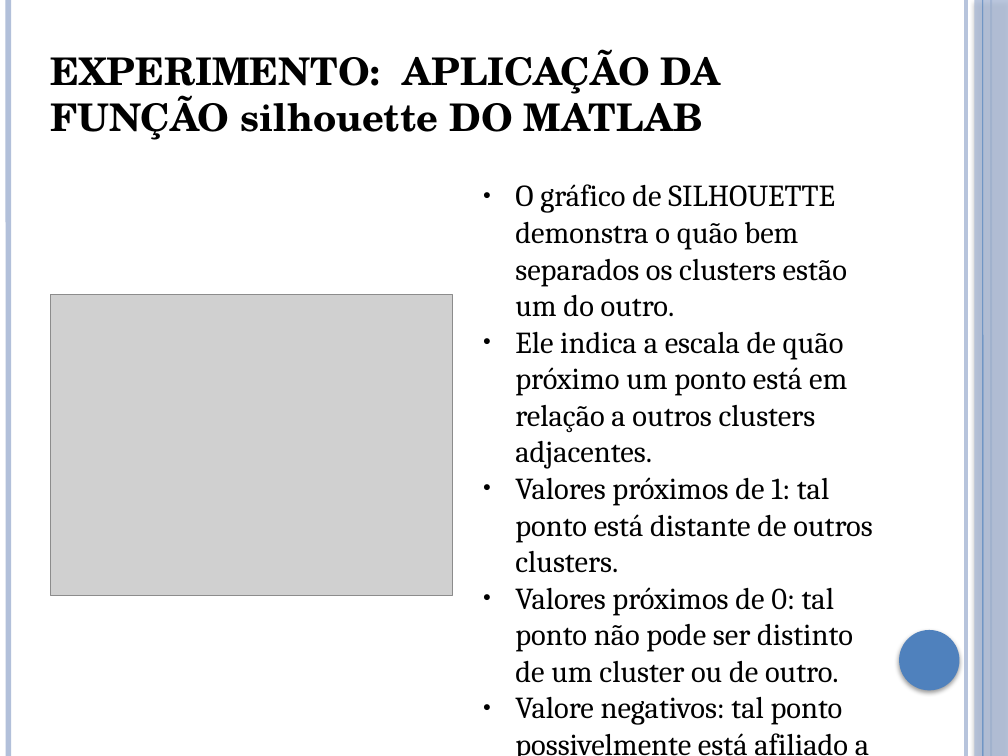
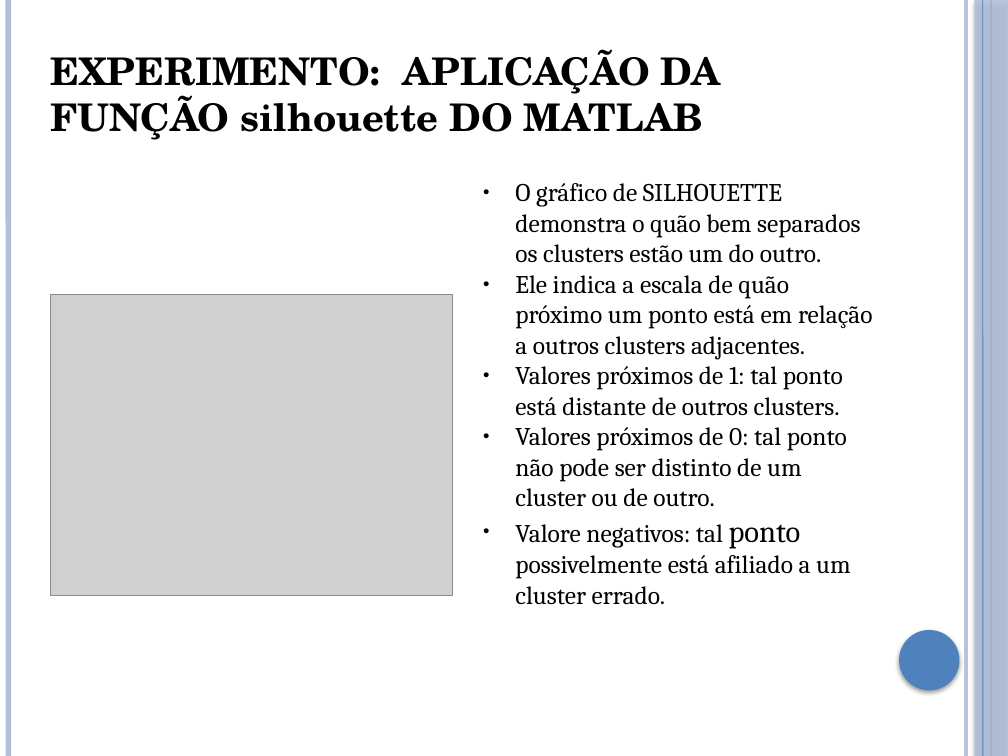
Before and after one commit to brunoliveira8/pdi, a slide deck: slide 7 of trabalho 4/apresentacao.pptx. Drawn at 1008x756 pixels with LibreOffice and Linux fonts; fonts in the diff are those of the drawing; grey boxes stand for pictures. Boxes give left, top, right and bottom in pixels: in the first picture for what was removed or moved away, otherwise in the second. Text is boxed around its words. In the diff, an @@ line names an element or a change of style, - is before the commit and + after.

```diff
--- a/trabalho 4/apresentacao.pptx
+++ b/trabalho 4/apresentacao.pptx
@@ text "O gráfico de SILHOUETTE demonstra ..." at box(515, 183, 873, 605): size 24 to 20 pt @@
```
Also in this commit, not shown: 1 other slide changed.
